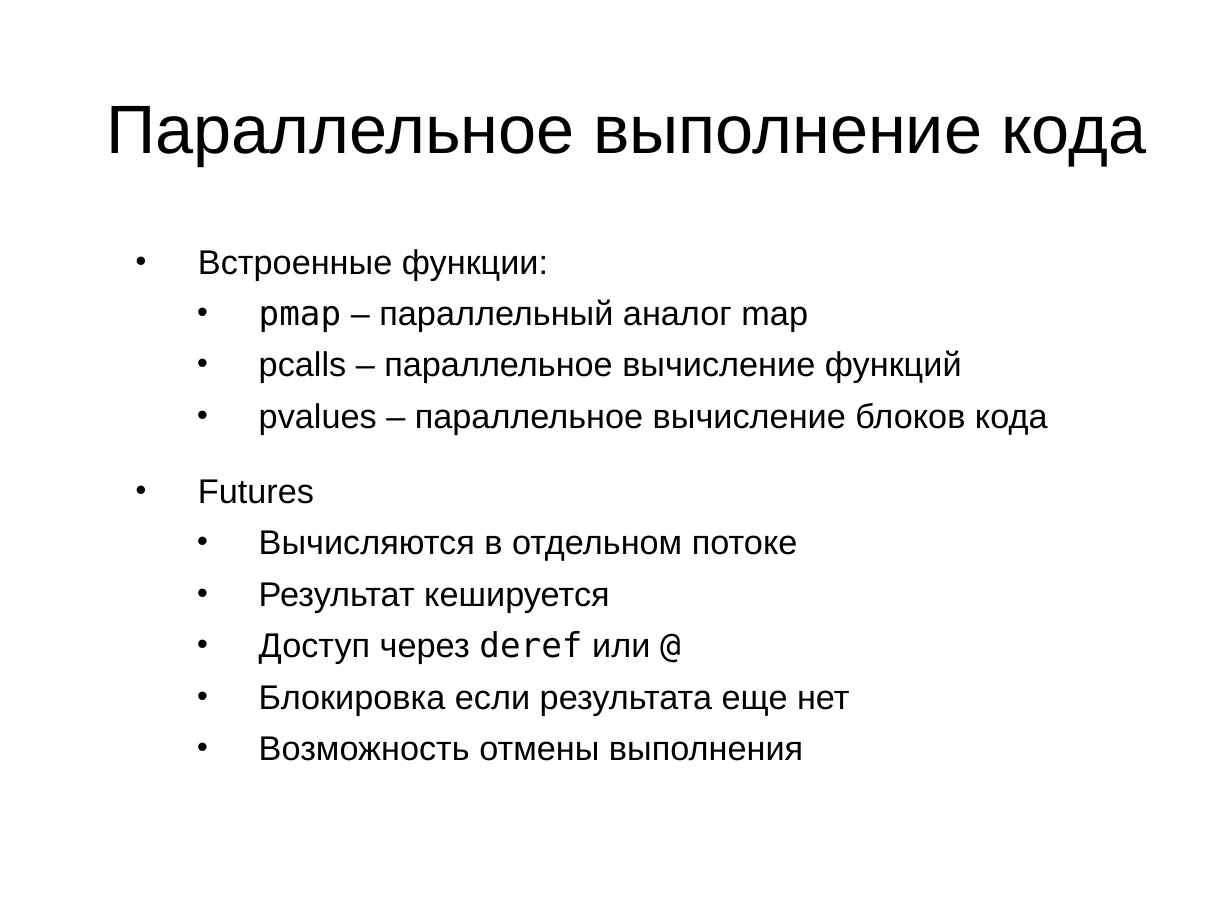
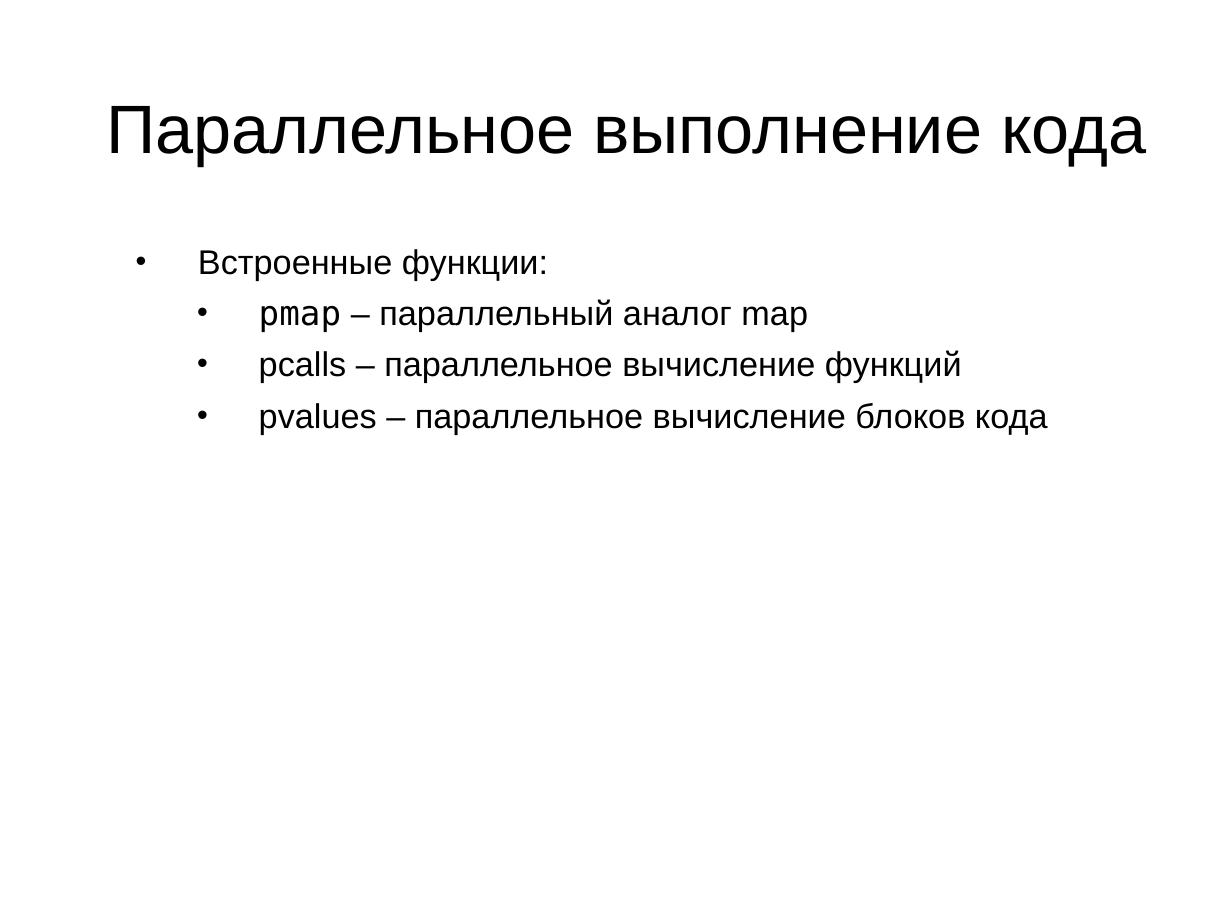
Before and after one commit to alexott/clojure-course-ru-concurrency, a slide deck: slide 30 of concurrency.pptx. Drawn at 1232x924 pixels with LibreOffice and Linux fonts; fonts in the diff are those of the drawing; background and template pictures are left out. Boxes give left, top, right and bottom in pixels: in the first picture for what was removed or moved away, otherwise in the second. Text is boxed around its words. In the diff, an @@ line names an element or a change of style, - is before the commit and + after.

Commit message:
final update

```diff
--- a/concurrency.pptx
+++ b/concurrency.pptx
@@ text at bbox=[198, 479, 850, 761]: paragraphs removed @@
-• Futures
-  • Вычисляются в отдельном потоке
-  • Результат кешируется
-  • Доступ через deref или @
-  • Блокировка если результата еще нет
-  • Возможность отмены выполнения
```
Also in this commit, not shown: 2 other slides changed, 1 slide added.
